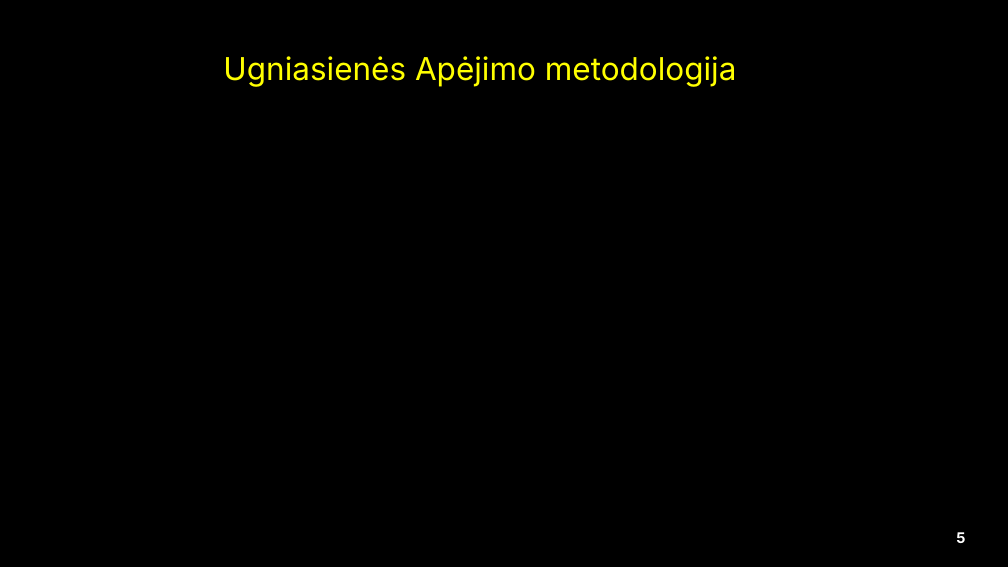
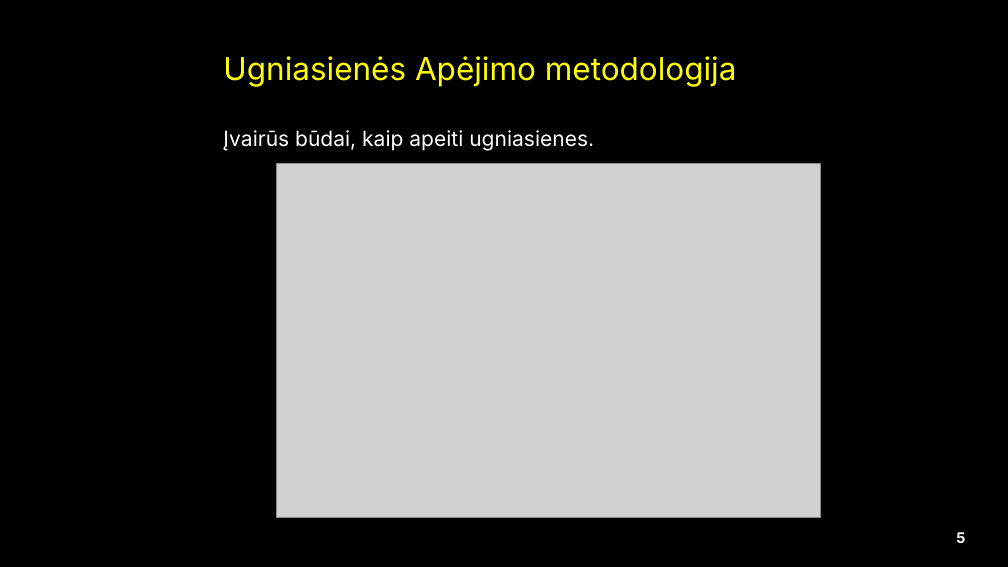
Before and after one commit to EligijusK/KTU, a slide deck: slide 5 of Saugos Magistro studijos/Referato pristatymas.pptx. Drawn at 1008x567 pixels with LibreOffice and Linux fonts; fonts in the diff are those of the drawing; grey boxes stand for pictures; background and template pictures are left out. Boxes give left, top, right and bottom in pixels: in the first picture for what was removed or moved away, otherwise in the second. Text is boxed around its words. In the diff, an @@ line names an element or a change of style, - is before the commit and + after.

```diff
--- a/Saugos Magistro studijos/Referato pristatymas.pptx
+++ b/Saugos Magistro studijos/Referato pristatymas.pptx
@@ text added at [223,130,594,151], 20 pt, text #FFFFFF @@
+Įvairūs būdai, kaip apeiti ugniasienes.
@@ picture added at [276,164,820,518] @@
```
Also in this commit, not shown: 1 other slide changed, 2 other files.
